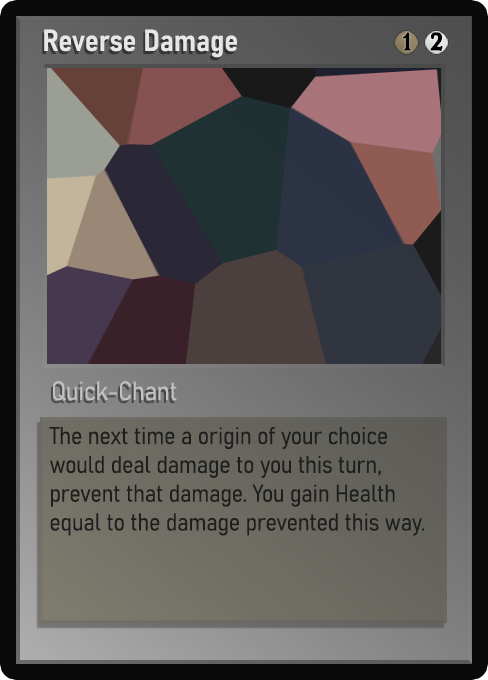
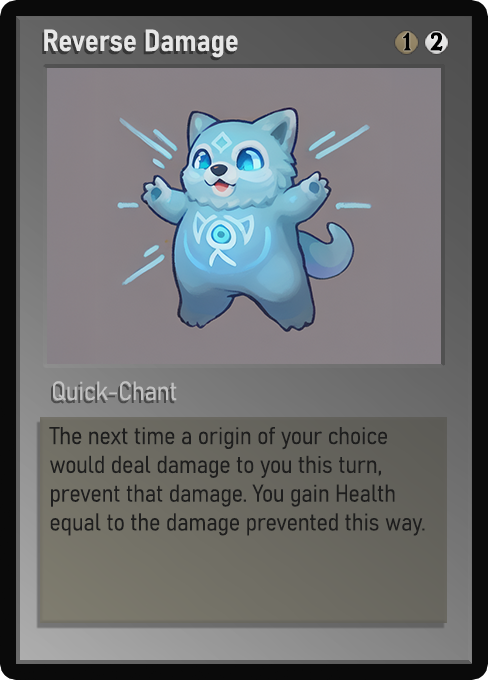
The second 488×680 image is a revision of the first. Changes to its layers:
painted on "Name" over [51, 29, 238, 58]
painted on "Class" over [55, 383, 156, 401]
painted on "Desc_norm" over [51, 431, 425, 536]
painted on "Artwork" over [47, 68, 441, 364]
